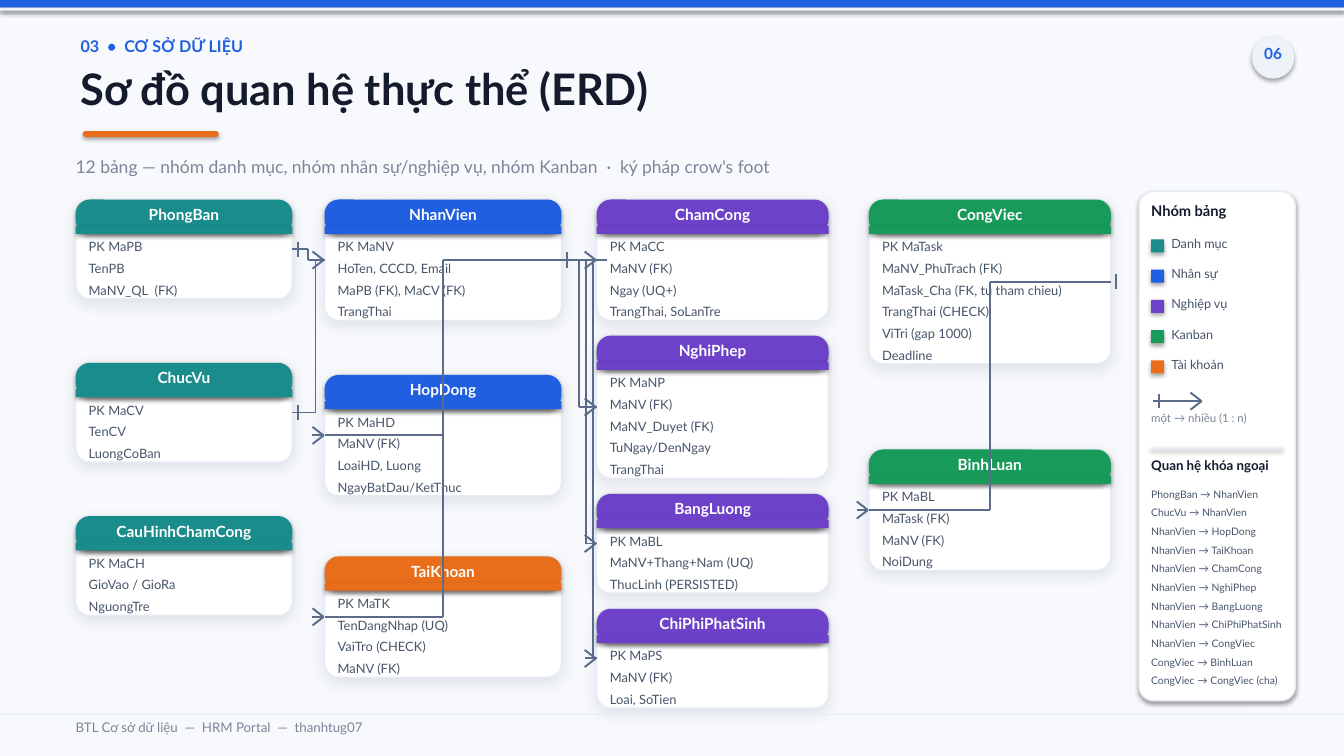
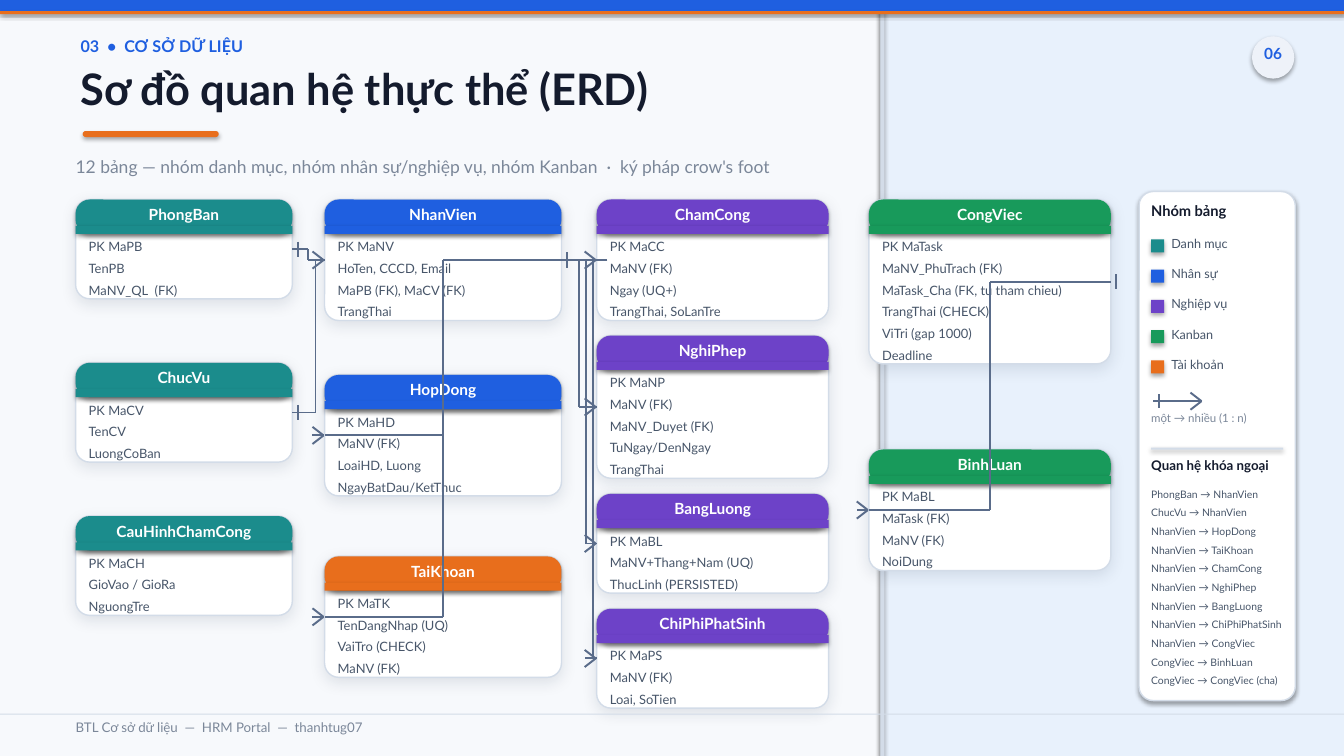
Before and after one commit to thanhtug07/hrm-kanban-management, a slide deck: slide 6 of BaoCao_BTL_CSDL_HRM_Portal.pptx. Drawn at 1344x756 pixels with LibreOffice and Linux fonts; fonts in the diff are those of the drawing. Boxes give left, top, right and bottom in pixels: in the first picture for what was removed or moved away, otherwise in the second. Text is boxed around its words. In the diff, an @@ line names an element or a change of style, - is before the commit and + after.

```diff
--- a/BaoCao_BTL_CSDL_HRM_Portal.pptx
+++ b/BaoCao_BTL_CSDL_HRM_Portal.pptx
@@ rectangle: place and size @@
-rectangle at box(0, 0, 1344, 7)
+rectangle at box(0, 0, 1344, 11)
@@ rectangle: place and size @@
-rectangle at box(0, 7, 1344, 10)
+rectangle at box(0, 11, 1344, 14)
@@ rectangle at box(0, 11, 1344, 14): fill #EEF2F9 to #E86E1C @@
@@ rectangle added at box(880, 0, 1344, 756), fill #E8F1FC @@
@@ rectangle added at box(880, 0, 884, 756), fill #D3DCE8 @@
@@ outline #E7ECF4 1 pt to #D3DCE8 1 pt in 13 elements at box(76, 200, 292, 298), box(76, 363, 292, 462), box(76, 516, 292, 615), box(325, 200, 562, 321), box(325, 375, 562, 496), box(325, 557, 562, 678), box(597, 200, 829, 321), box(597, 336, 829, 479), box(597, 494, 829, 593), box(597, 609, 829, 708), box(869, 200, 1111, 364), box(869, 450, 1111, 571), box(1139, 192, 1296, 701) @@
@@ rectangle at box(1151, 448, 1284, 450): fill #E7ECF4 to #D3DCE8 @@
@@ rectangle at box(0, 714, 1344, 715): fill #E7ECF4 to #D3DCE8 @@
```
Also in this commit, not shown: 15 other slides changed, 2 other files.
